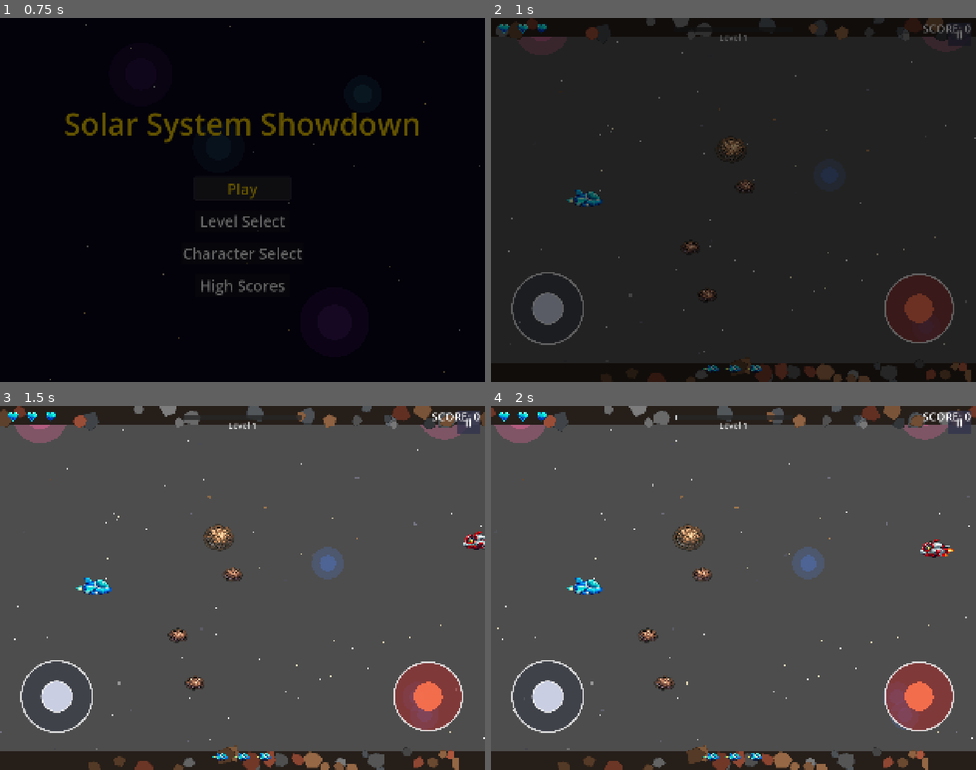
Above: before the commit, frames 1-4 (two rows, left to right).
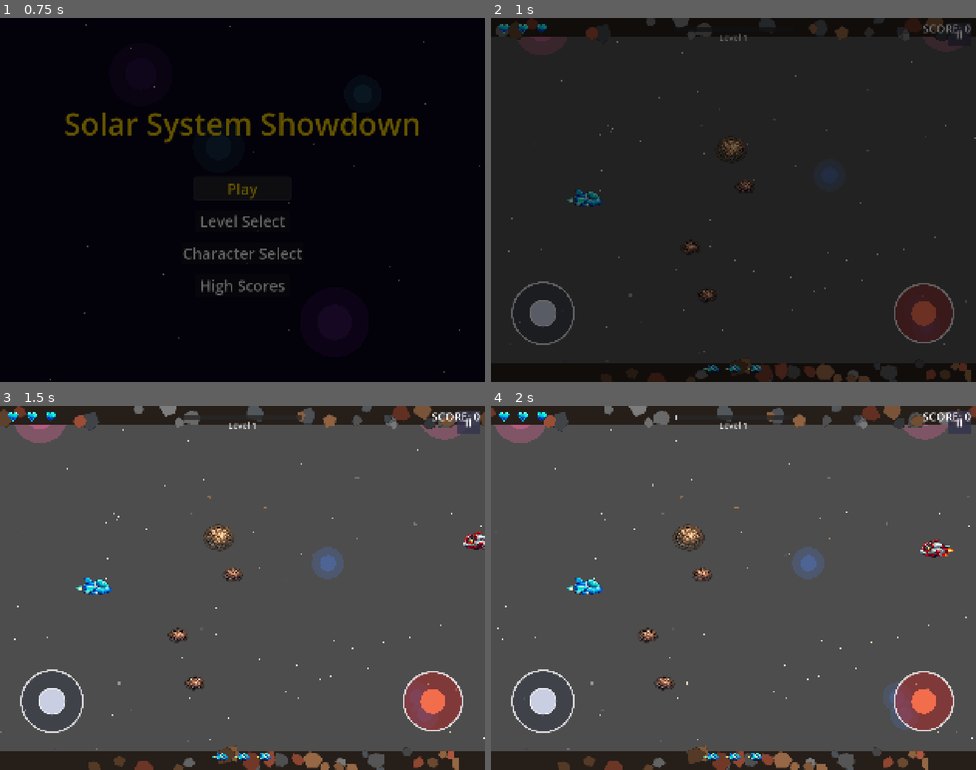
Above: after the commit, the same moments.

Repository: mattzollinhofer/space_scroller
Game: Godot game, scene res://scenes/ui/main_menu.tscn
Two runs of this game, one before a commit and one after it. Both use one fixed random seed, a clock stepped at 60 frames per second and the inputs below.
Inputs (mouse positions are in pixels of both pictures, inside the frame that each line leads up to):
- Up to frame 1 (0.75 s): click "Play" at 0.5 s
- Up to frame 2 (1 s): no input
- Up to frame 3 (1.5 s): tap Enter at 1.25 s; drag from (470, 424) to (227, 537) at 1.27 s
- Up to frame 4 (2 s): no input

Frame 1 is identical in both runs. In frame 2, 1.2% of the frame differs, in the area x 4-96%, y 69-90%; in frame 3, 1.7%; in frame 4, 1.7%.

Commit message:
Shrink on-screen joystick and fire button for phones
The virtual joystick and fire button were sized for tablets and felt
oversized on phone screens, crowding the bottom corners. Reduced the
joystick base radius (150->130) and both control hit boxes (300->260px)
while keeping them symmetric in the bottom-left and bottom-right
corners.

Co-Authored-By: Claude <noreply@anthropic.com>

Diff:
--- a/scenes/ui/fire_button.tscn
+++ b/scenes/ui/fire_button.tscn
@@ -8,8 +8,8 @@
 anchor_top = 1.0
 anchor_right = 1.0
 anchor_bottom = 1.0
-offset_left = -390.0
-offset_top = -460.0
+offset_left = -350.0
+offset_top = -420.0
 offset_right = -90.0
 offset_bottom = -160.0
 grow_horizontal = 0
--- a/scenes/ui/virtual_joystick.tscn
+++ b/scenes/ui/virtual_joystick.tscn
@@ -7,7 +7,7 @@
 anchor_top = 1.0
 anchor_bottom = 1.0
 offset_left = 90.0
-offset_top = -460.0
-offset_right = 390.0
+offset_top = -420.0
+offset_right = 350.0
 offset_bottom = -160.0
 script = ExtResource("1_joystick")
--- a/scripts/ui/virtual_joystick.gd
+++ b/scripts/ui/virtual_joystick.gd
@@ -3,10 +3,10 @@
 ## Provides a normalized direction vector that the player script can read.
 
 ## Radius of the joystick base in pixels
-@export var joystick_radius: float = 150.0
+@export var joystick_radius: float = 130.0
 
 ## Radius of the thumb (inner circle) in pixels
-@export var thumb_radius: float = 64.0
+@export var thumb_radius: float = 55.0
 
 ## Color of the joystick base (semi-transparent)
 @export var base_color: Color = Color(0.2, 0.22, 0.28, 0.5)
